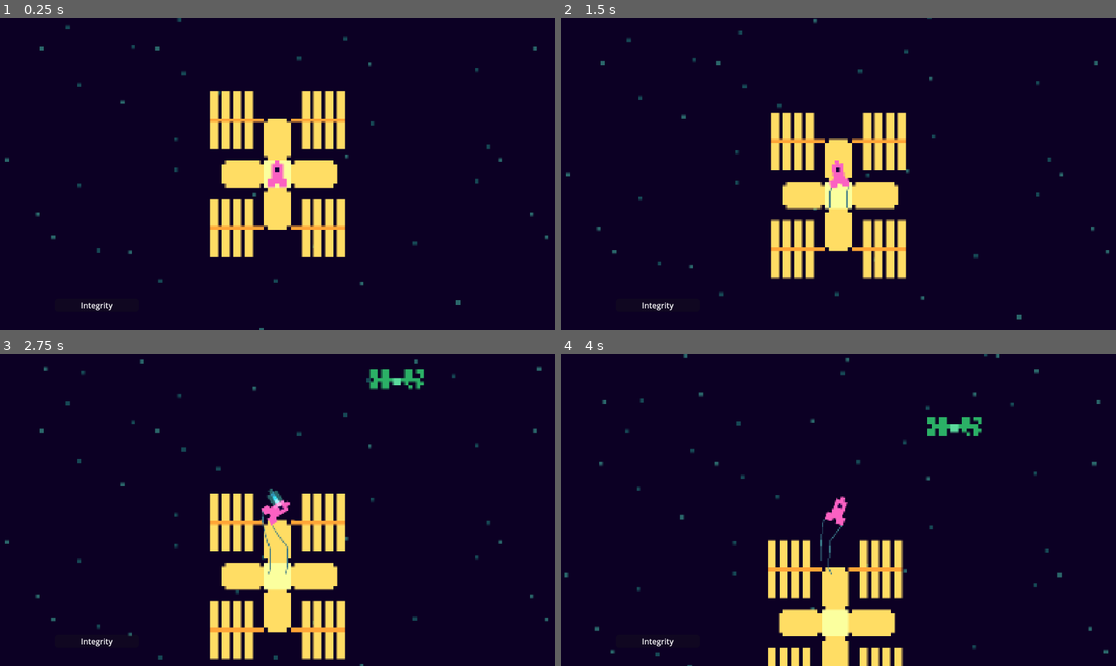
Above: before the commit, frames 1-4 (two rows, left to right).
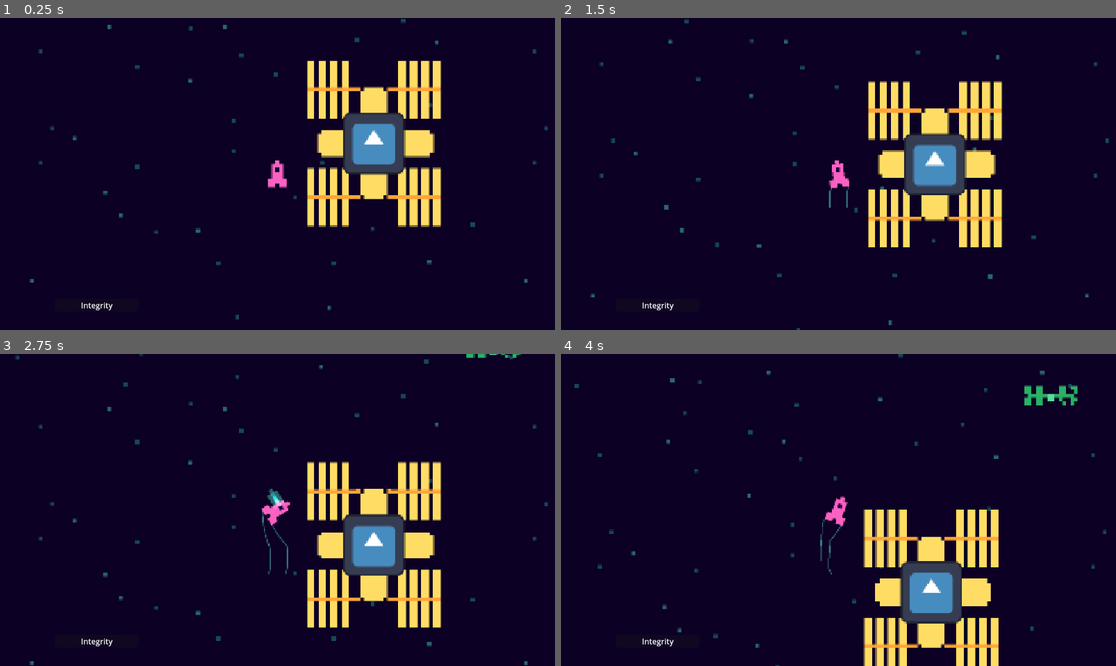
Above: after the commit, the same moments.

Repository: Salkin-Niklas/exgat
Game: Godot game, scene res://scenes/world.tscn
Two runs of this game, one before a commit and one after it. Both use one fixed random seed, a clock stepped at 60 frames per second and the inputs below. The engine's default icon, where the game draws it, is replaced by a stand-in: a white triangle on a blue panel in a dark square.
Inputs:
- Up to frame 1 (0.25 s): no input
- Up to frame 2 (1.5 s): tap Enter at 0.5 s; hold W (Boost) 0.53-1.28 s; tap Space at 0.77 s; tap A (TurnL) at 1.35 s
- Up to frame 3 (2.75 s): tap Space at 1.52 s; hold D (TurnR) from 2.03 s (still down)
- Up to frame 4 (4 s): release D (TurnR) at 2.78 s; tap W (Boost) at 2.85 s; tap Space at 3.02, 3.77 s; hold A (TurnL) from 3.53 s (still down)

The runs differ from the first frame. In frame 1, 15% of the frame differs, in the area x 0-99%, y 0-100%; in frame 2, 15%; in frame 3, 16%; in frame 4, 14%.

Commit message:
ADD: direction pointer to station

Diff:
--- a/scenes/station.tscn
+++ b/scenes/station.tscn
@@ -1,11 +1,15 @@
-[gd_scene load_steps=5 format=3 uid="uid://dq1252xoyga2v"]
+[gd_scene load_steps=7 format=3 uid="uid://dq1252xoyga2v"]
 
 [ext_resource type="Script" uid="uid://db7w2i4bmmb32" path="res://scripts/station.gd" id="1_rod8h"]
 [ext_resource type="Texture2D" uid="uid://bo7petexq73ip" path="res://assets/station/station.png" id="2_rvx7u"]
 [ext_resource type="Texture2D" uid="uid://06keb68i51ac" path="res://assets/station/panel.png" id="3_csis4"]
+[ext_resource type="Texture2D" uid="uid://b8ixrqxgy0ucu" path="res://icon.svg" id="4_csis4"]
 
 [sub_resource type="RectangleShape2D" id="RectangleShape2D_7hcop"]
 size = Vector2(88, 120)
+
+[sub_resource type="RectangleShape2D" id="RectangleShape2D_rvx7u"]
+size = Vector2(277, 344)
 
 [node name="Station" type="Area2D"]
 script = ExtResource("1_rod8h")
@@ -48,4 +52,12 @@
 texture = ExtResource("3_csis4")
 offset = Vector2(8, 0)
 
+[node name="CollisionShape2D5" type="CollisionShape2D" parent="."]
+position = Vector2(0.5, 0)
+shape = SubResource("RectangleShape2D_rvx7u")
+disabled = true
+
+[node name="Sprite2D2" type="Sprite2D" parent="."]
+texture = ExtResource("4_csis4")
+
 [connection signal="body_shape_entered" from="." to="." method="_on_body_shape_entered"]
--- a/scenes/world.tscn
+++ b/scenes/world.tscn
@@ -1,15 +1,16 @@
-[gd_scene load_steps=14 format=3 uid="uid://cauqma237b67i"]
+[gd_scene load_steps=15 format=3 uid="uid://cauqma237b67i"]
 
-[ext_resource type="Script" path="res://scripts/world.gd" id="1_4wyf3"]
+[ext_resource type="Script" uid="uid://bk3krcfphvl38" path="res://scripts/world.gd" id="1_4wyf3"]
 [ext_resource type="PackedScene" uid="uid://cpanwsqsc672a" path="res://scenes/player.tscn" id="1_nnsk1"]
 [ext_resource type="PackedScene" uid="uid://dq1252xoyga2v" path="res://scenes/station.tscn" id="2_rwgxs"]
 [ext_resource type="Texture2D" uid="uid://cmsrjkopar8av" path="res://assets/background/stars2.png" id="3_qfnet"]
-[ext_resource type="Script" uid="uid://3sdulbrfx4xv" path="res://scripts/scrap_spawner.gd" id="4_k0juu"]
+[ext_resource type="Script" path="res://scripts/scrap_spawner.gd" id="4_k0juu"]
 [ext_resource type="Texture2D" uid="uid://cnn3v2fltfy3v" path="res://assets/background/stars1.png" id="5_71j4m"]
-[ext_resource type="PackedScene" uid="uid://8i80sac37yyb" path="res://scenes/scrap_satellite2.tscn" id="7_i7141"]
+[ext_resource type="PackedScene" path="res://scenes/scrap_satellite2.tscn" id="7_i7141"]
 [ext_resource type="AudioStream" uid="uid://csw41083hmrb3" path="res://assets/music/Spacejam(nur_Drums).mp3" id="8_4mrxx"]
 [ext_resource type="Shader" uid="uid://5ae6j0iot63s" path="res://shaders/world_pp.gdshader" id="8_w7kh3"]
 [ext_resource type="AudioStream" uid="uid://bjcm7ua65nim2" path="res://assets/music/Spacejam(ohne_Drums).mp3" id="9_7r4gi"]
+[ext_resource type="Texture2D" uid="uid://b8ixrqxgy0ucu" path="res://icon.svg" id="9_e3hyu"]
 
 [sub_resource type="ShaderMaterial" id="ShaderMaterial_e3hyu"]
 shader = ExtResource("8_w7kh3")
@@ -67,6 +68,7 @@
 end_cap_mode = 2
 
 [node name="Player" parent="Game" node_paths=PackedStringArray("line2d", "line2d2") instance=ExtResource("1_nnsk1")]
+position = Vector2(-200, 64)
 line2d = NodePath("../Trail")
 line2d2 = NodePath("../Trail2")
 trail_max_points = 30
@@ -146,6 +148,19 @@
 text = "Game Over"
 label_settings = SubResource("LabelSettings_k0juu")
 
+[node name="station_direction" type="Control" parent="GUI"]
+layout_mode = 3
+anchors_preset = 0
+offset_right = 40.0
+offset_bottom = 40.0
+
+[node name="Sprite2D" type="Sprite2D" parent="GUI/station_direction"]
+texture = ExtResource("9_e3hyu")
+
+[node name="Sprite2D2" type="Sprite2D" parent="GUI/station_direction"]
+scale = Vector2(0.7, 0.7)
+texture = ExtResource("9_e3hyu")
+
 [node name="AudioStreamPlayer" type="AudioStreamPlayer" parent="."]
 process_mode = 3
 stream = ExtResource("8_4mrxx")
--- a/scripts/player.gd
+++ b/scripts/player.gd
@@ -60,7 +60,6 @@
 		$Tractor.monitoring = true
 	else:
 		$Tractor.monitoring = false
-
 	if $Tractor.monitoring == true:
 		for d in trapped_debris:
 			var force: Vector2 = Vector2(0,0)
--- a/scripts/world.gd
+++ b/scripts/world.gd
@@ -2,3 +2,37 @@
 
 @onready var player: CharacterBody2D = $Game/Player
 @onready var station: Area2D = $Game/Station
+
+func _process(delta: float) -> void:
+	# Direction pointer to the station
+	var viewport_rect := get_viewport_rect().size
+	var dir := station.global_position-player.global_position
+
+	var m :float = (station.global_position.y-player.global_position.y)/(station.global_position.x-player.global_position.x)
+	var b :float = player.global_position.y - m*player.global_position.x
+	var y: float = 0
+	if Vector2.UP.dot(dir)>0:
+		y = player.global_position.y -viewport_rect.y/2+60
+	else:
+		y = player.global_position.y +viewport_rect.y/2-60
+	var x: float = 0
+	if Vector2.RIGHT.dot(dir)>0:
+		x = player.global_position.x +viewport_rect.x/2-60
+	else:
+		x = player.global_position.x -viewport_rect.x/2+60
+
+	var pos: Vector2
+	pos = Vector2((y-b)/m,y)
+	if is_nan(pos.x):
+		pos.x = 0
+	var bb: Rect2 = Rect2(player.global_position.x -viewport_rect.x/2+60, player.global_position.y -viewport_rect.y/2+60, viewport_rect.x-119, viewport_rect.y-119)
+	if !bb.has_point(pos):
+		pos = Vector2(x,m*x+b)
+
+	$GUI/station_direction.position = $GUI/station_direction.position.lerp(pos-player.global_position+viewport_rect/2, delta*4)
+	$GUI/station_direction/Sprite2D.rotation = (pos-player.global_position).angle_to(Vector2.UP)
+
+	if (pos-player.global_position).length()>(dir.length()-120):
+		$GUI/station_direction.hide()
+	else:
+		$GUI/station_direction.show()
